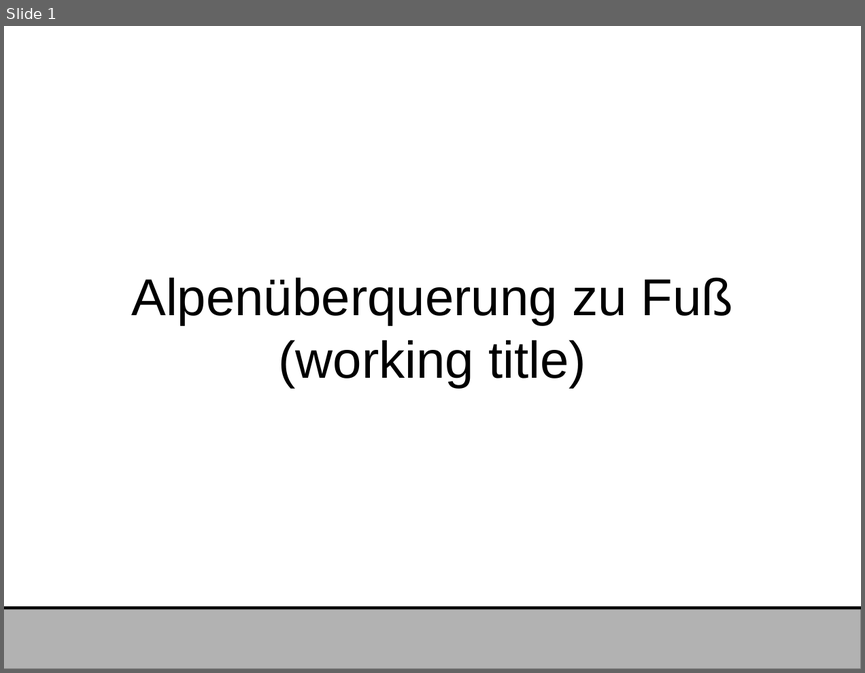
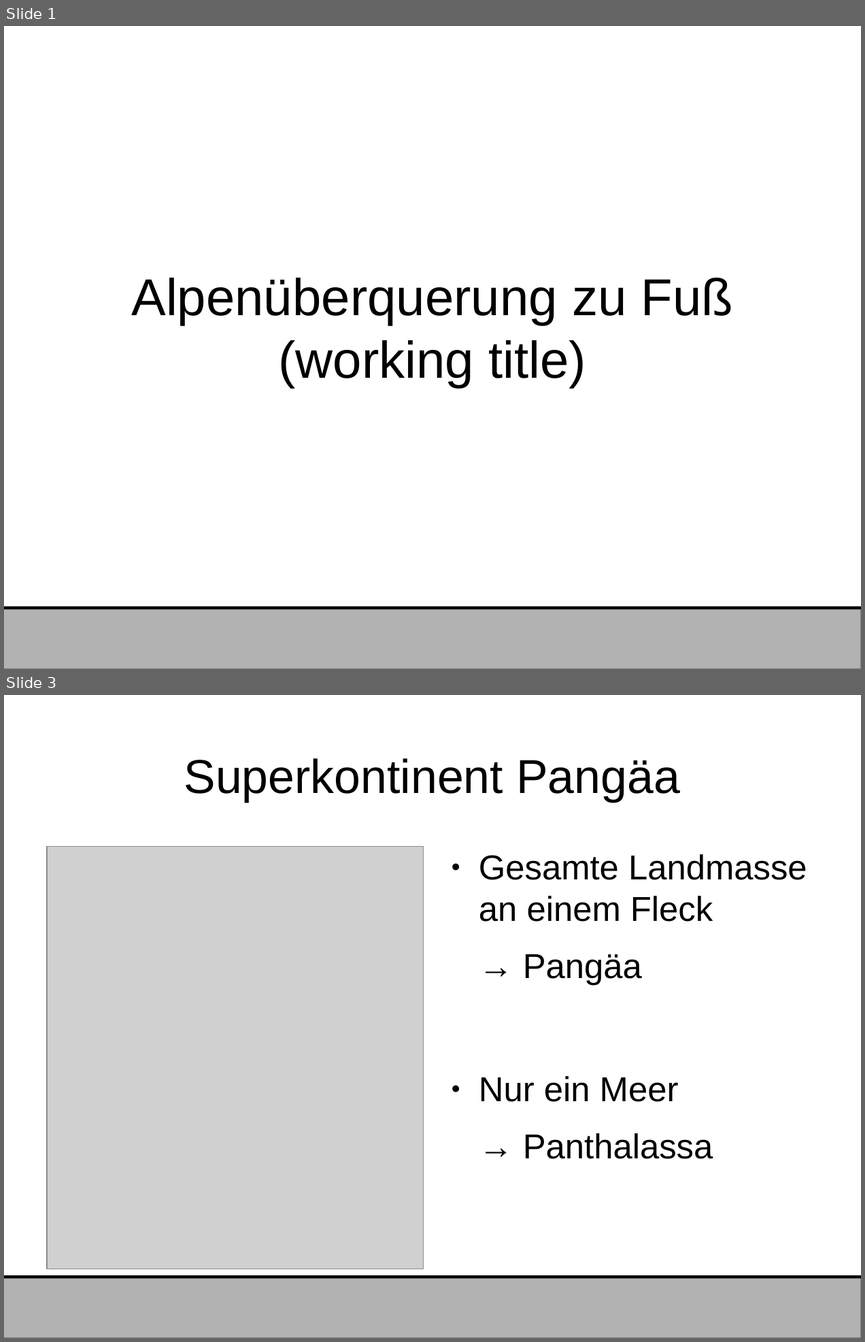
Before and after one commit to dawgermany/Praesentation-Alpen, a slide deck: PRÄSENTATION.odp. Shown one above the other, each under a label of ours: slide 1 before the commit, slides 1 and 3 after it; the slides between them are not shown. The pictures are 865x673 and 865x1342 pixels, drawn with LibreOffice and Linux fonts; fonts in the diff are those of the drawing; grey boxes stand for pictures. Boxes give left, top, right and bottom in pixels: in the first picture for what was removed or moved away, otherwise in the second. Text is boxed around its words. In the diff, an @@ line names an element or a change of style, - is before the commit and + after.

```diff
--- a/PRÄSENTATION.odp
+++ b/PRÄSENTATION.odp
@@ slide 3 added at [4,695,861,1338], background #FFFFFF @@
@@ title added at [184,758,680,802], 44 pt, text #000000 @@
+Superkontinent Pangäa
@@ picture added at [47,847,423,1269] @@
@@ text added at [479,854,807,985], 32 pt, text #000000 @@
+● Gesamte Landmasse an einem Fleck
+→ Pangäa
@@ text added at [479,1076,713,1159], 32 pt, text #000000 @@
+● Nur ein Meer
+→ Panthalassa
@@ rectangle added at [4,1276,861,1338], fill #B2B2B2, outline #808080 0 pt @@
@@ line added from (4, 1276) to (861, 1276), #000000 2.83 pt @@
```
Also in this commit, not shown: 5 other slides added.
